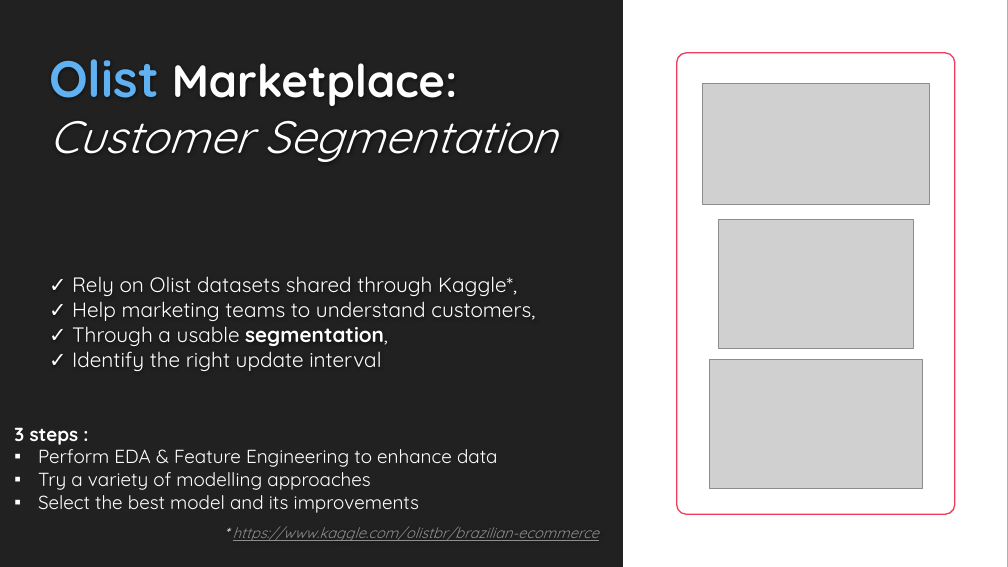
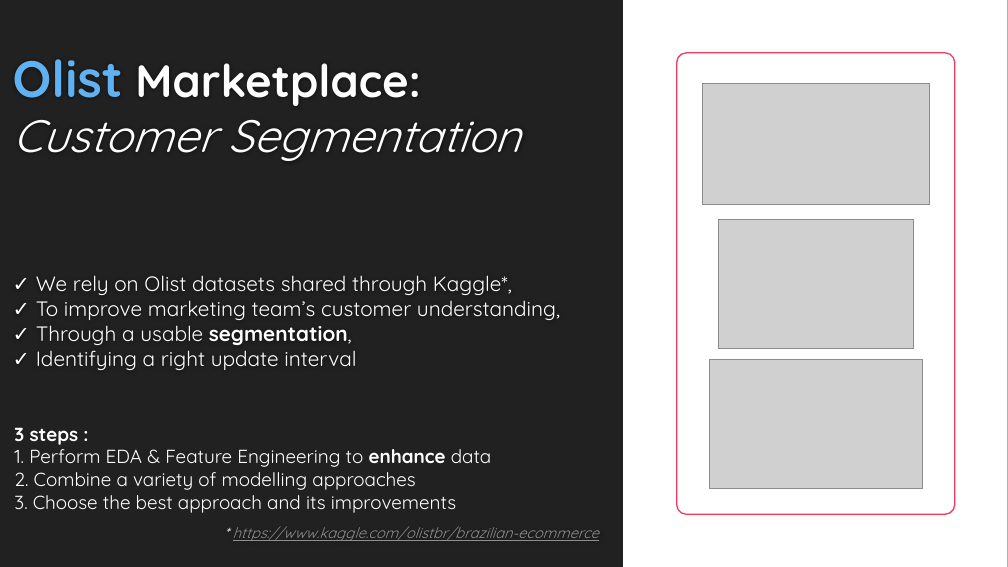
Before and after one commit to EtienneLardeur/P5_CustomerSegmentation, a slide deck: slide 1 of P5Olist_Présentation_initiale.pptx. Drawn at 1008x567 pixels with LibreOffice and Linux fonts; fonts in the diff are those of the drawing; grey boxes stand for pictures; background and template pictures are left out. Boxes give left, top, right and bottom in pixels: in the first picture for what was removed or moved away, otherwise in the second. Text is boxed around its words. In the diff, an @@ line names an element or a change of style, - is before the commit and + after.

Commit message:
Tries & ppt
tries notebook with reducer analysis and k-modes  still have k-means optimisation to rework
ppt growth (1st chapter (DEA & FE) is ok, 2nd chapter (model) needs to perform loops again to use case data) 3rd chapter still empty (stability)

```diff
--- a/P5Olist_Présentation_initiale.pptx
+++ b/P5Olist_Présentation_initiale.pptx
@@ title at [13,59,560,370]: text changed @@
-Olist Marketplace:
-Customer Segmentation
-✓ Rely on Olist datasets shared through Kaggle*,
-✓ Help marketing teams to understand customers,
-✓ Through a usable segmentation,
-✓ Identify the right update interval
+Olist Marketplace:
+Customer Segmentation
+✓ We rely on Olist datasets shared through Kaggle*,
+✓ To improve marketing team’s customer understanding,
+✓ Through a usable segmentation,
+✓ Identifying a right update interval
@@ text at [14,444,492,513]: text changed @@
-▪ Perform EDA & Feature Engineering to enhance data
-▪ Try a variety of modelling approaches
-▪ Select the best model and its improvements
+1. Perform EDA & Feature Engineering to enhance data
+2. Combine a variety of modelling approaches
+3. Choose the best approach and its improvements
```
Also in this commit, not shown: 5 other slides changed, 7 slides added, 4 slides removed, 6 other files.
